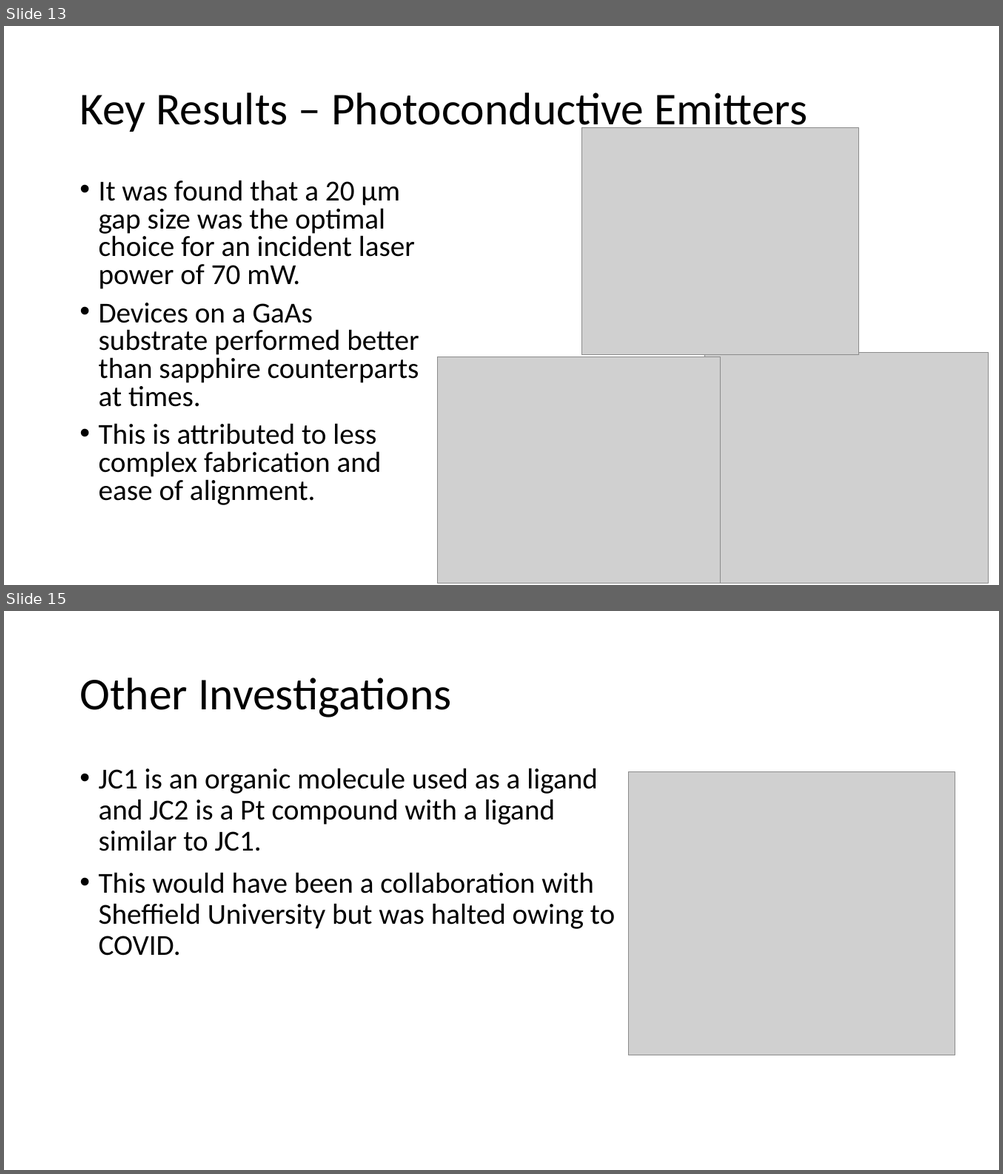
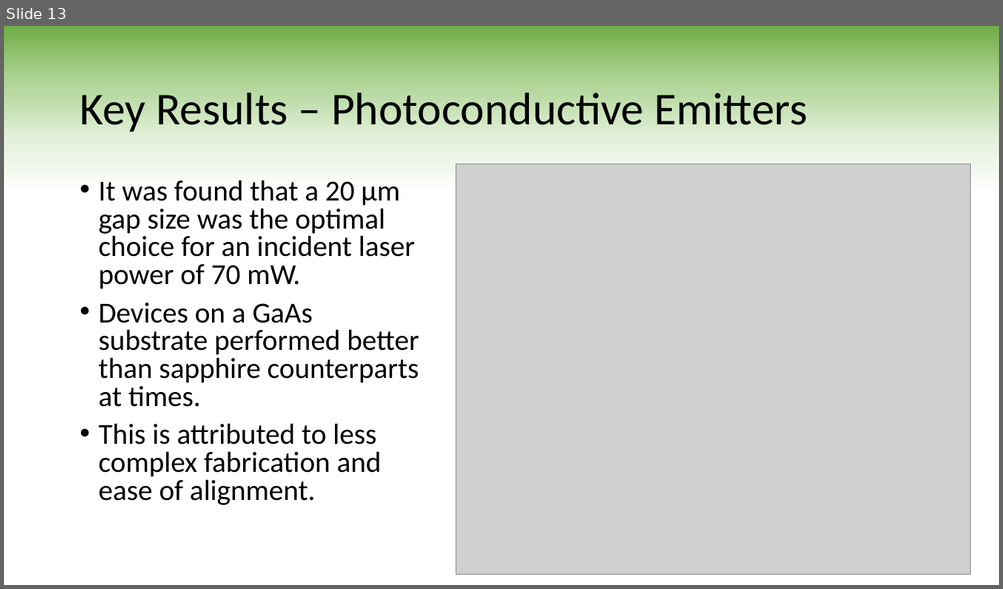
Before and after one commit to CalumTowler/Final-PhD-Files, a slide deck: VIVA_Presentation.pptx. Shown one above the other, each under a label of ours: slides 13 and 15 before the commit, slide 13 after it; the slides between them are not shown. The pictures are 1003x1174 and 1003x589 pixels, drawn with LibreOffice and Linux fonts; fonts in the diff are those of the drawing; grey boxes stand for pictures. Boxes give left, top, right and bottom in pixels: in the first picture for what was removed or moved away, otherwise in the second. Text is boxed around its words. In the diff, an @@ line names an element or a change of style, - is before the commit and + after.

```diff
--- a/VIVA_Presentation.pptx
+++ b/VIVA_Presentation.pptx
@@ slide 15 removed at (4, 611, 999, 1170), background #FFFFFF @@
@@ title removed at (79, 678, 451, 718) @@
-Other Investigations
@@ text removed at (99, 768, 614, 956) @@
-• JC1 is an organic molecule used as a ligand and JC2 is a Pt compound with a ligand similar to JC1.
-• This would have been a collaboration with Sheffield University but was halted owing to COVID.
@@ picture removed at (629, 772, 956, 1056) @@
@@ slide 13 changed as well @@
@@ background #FFFFFF to gradient #70AD47 to #A9D18E to #E2F0D9 to #FFFFFF @@
@@ picture removed at (581, 127, 859, 355) @@
@@ picture: place and size @@
-picture at (437, 358, 720, 583)
+picture at (455, 164, 970, 574)
@@ picture removed at (706, 353, 989, 584) @@
```
Also in this commit, not shown: 12 other slides changed, 2 slides added, 2 other slides removed.
